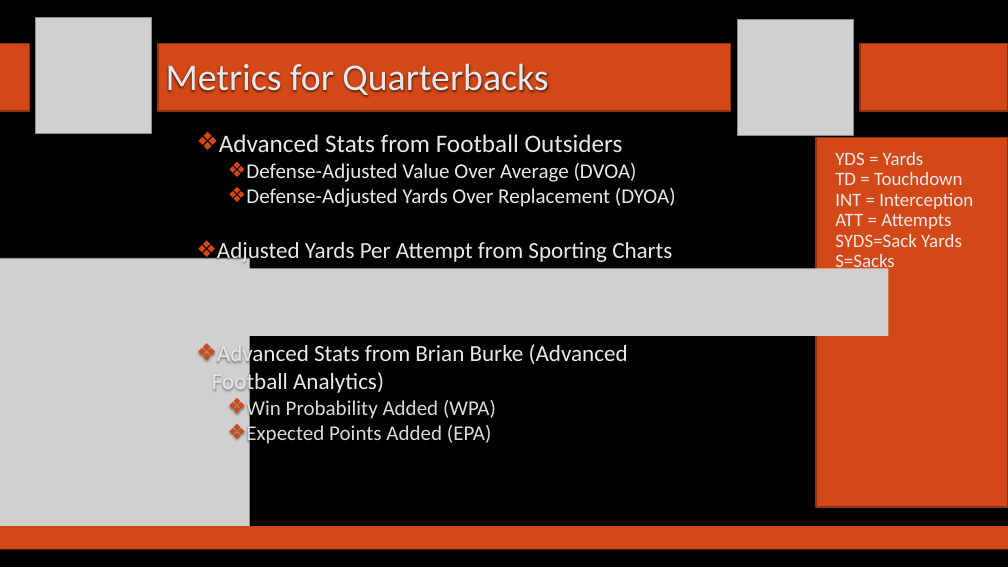
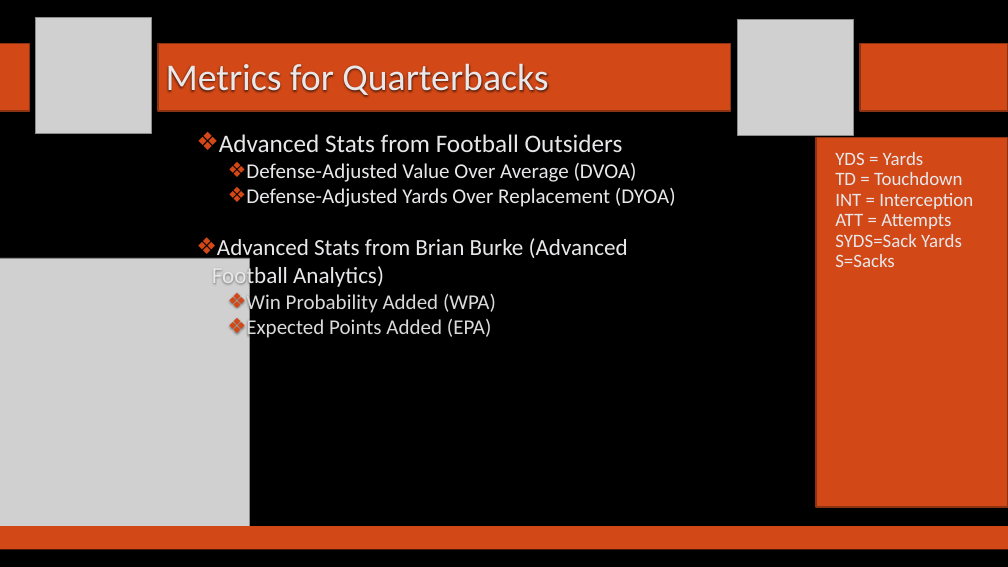
Before and after one commit to SuperMarioGiacomazzo/STOR538_WEBSITE, a slide deck: slide 5 of Slides/Football 2/Footballl_2_Lecture.pptx. Drawn at 1008x567 pixels with LibreOffice and Linux fonts; fonts in the diff are those of the drawing; grey boxes stand for pictures; background and template pictures are left out. Boxes give left, top, right and bottom in pixels: in the first picture for what was removed or moved away, otherwise in the second. Text is boxed around its words. In the diff, an @@ line names an element or a change of style, - is before the commit and + after.

```diff
--- a/Slides/Football 2/Footballl_2_Lecture.pptx
+++ b/Slides/Football 2/Footballl_2_Lecture.pptx
@@ picture removed at (x1=76, y1=268, x2=889, y2=336) @@
@@ text at (x1=217, y1=242, x2=672, y2=265): paragraph removed @@
-❖ Adjusted Yards Per Attempt from Sporting Charts
```
Also in this commit, not shown: 1 other slide changed, 3 other files.
